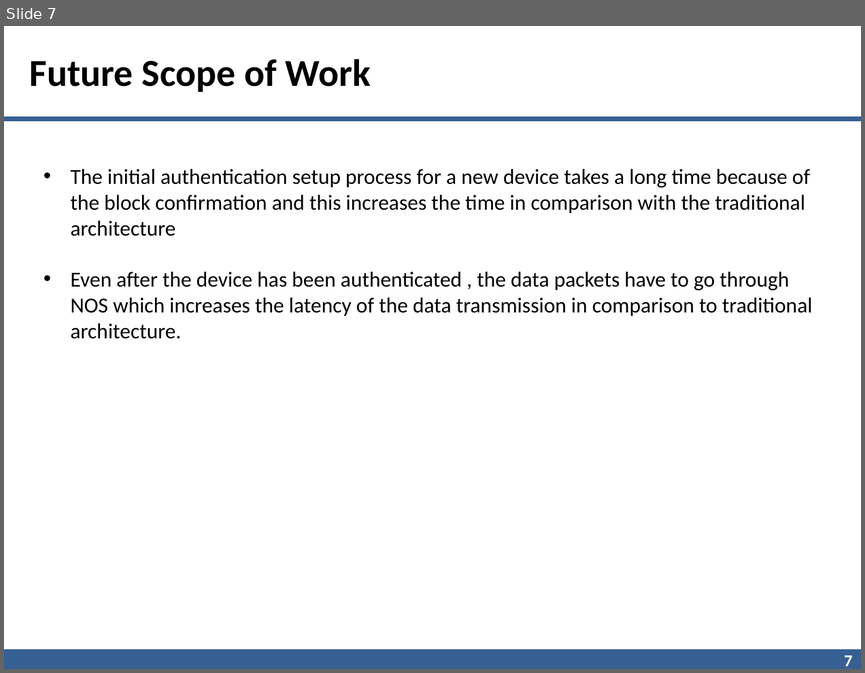
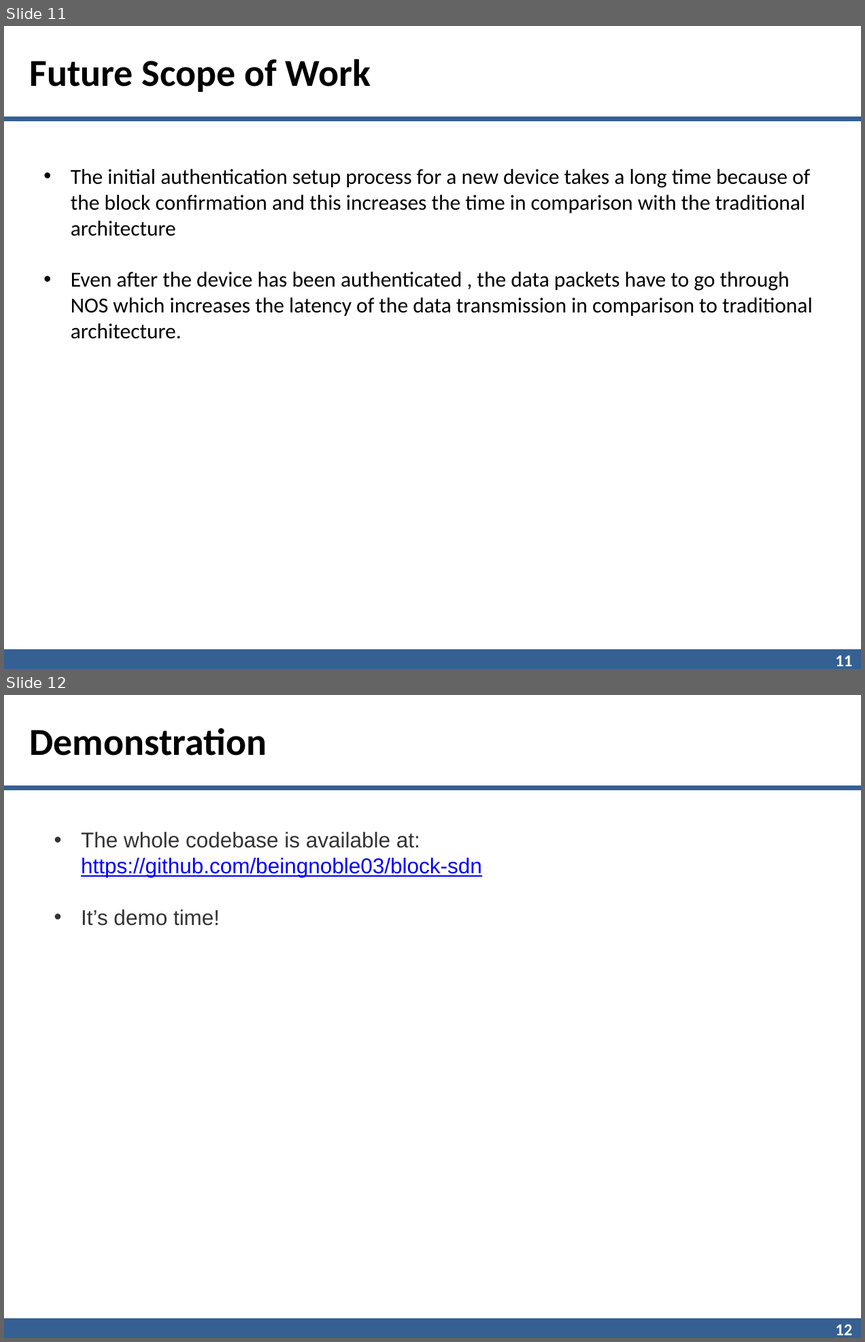
Before and after one commit to beingnoble03/block-sdn, a slide deck: presentation/blocksdn_ppt.pptx. Shown one above the other, each under a label of ours: slide 7 before the commit, slides 11 and 12 after it. The pictures are 865x673 and 865x1342 pixels, drawn with LibreOffice and Linux fonts; fonts in the diff are those of the drawing; background and template pictures are left out. Boxes give left, top, right and bottom in pixels: in the first picture for what was removed or moved away, otherwise in the second. Text is boxed around its words. In the diff, an @@ line names an element or a change of style, - is before the commit and + after.

```diff
--- a/presentation/blocksdn_ppt.pptx
+++ b/presentation/blocksdn_ppt.pptx
@@ slide 12 added at <box>4,695,861,1338</box>, background #FFFFFF; not listed: 3 template elements that a slide beside it also shows @@
@@ title added at <box>30,728,267,756</box>, 32 pt, text #000000, bold @@
+Demonstration
@@ text added at <box>81,832,482,926</box>, 18 pt, text #333333 @@
+• The whole codebase is available at: https://github.com/beingnoble03/block-sdn
+• It’s demo time!
@@ what was slide 7 is now slide 11 @@
@@ slide 11 changed as well @@
@@ page number at <box>835,655,852,666</box>: text changed @@
-7
+11
@@ line (4, 659) - (861, 659): stroke #376092 17.5 pt to #366092 17.5 pt @@
```
Also in this commit, not shown: 6 other slides changed, 6 other slides added, 2 slides removed.
